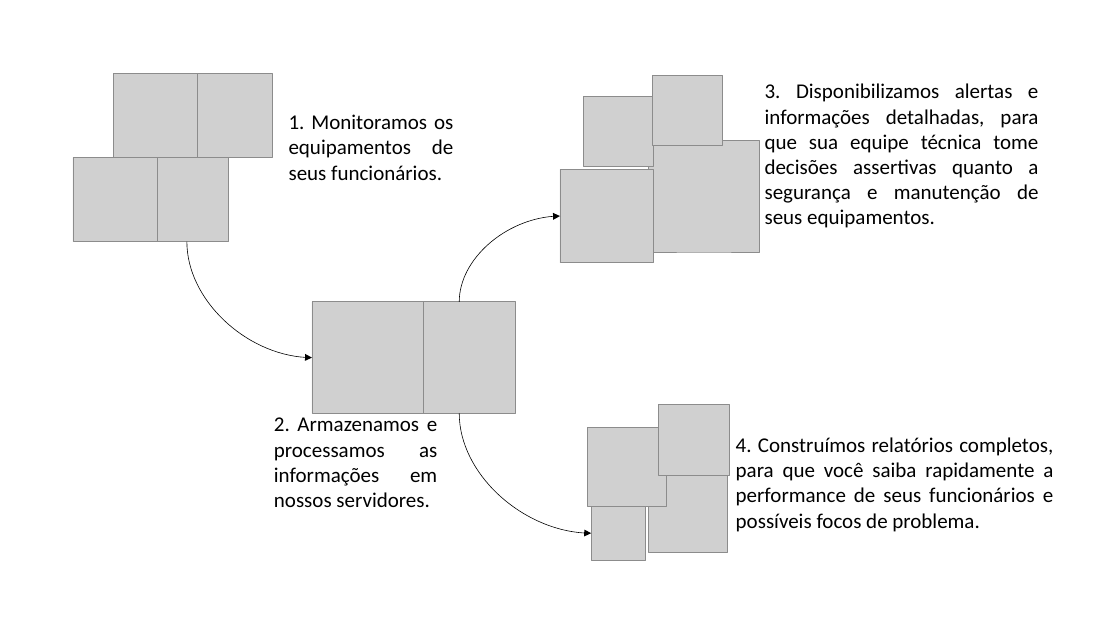
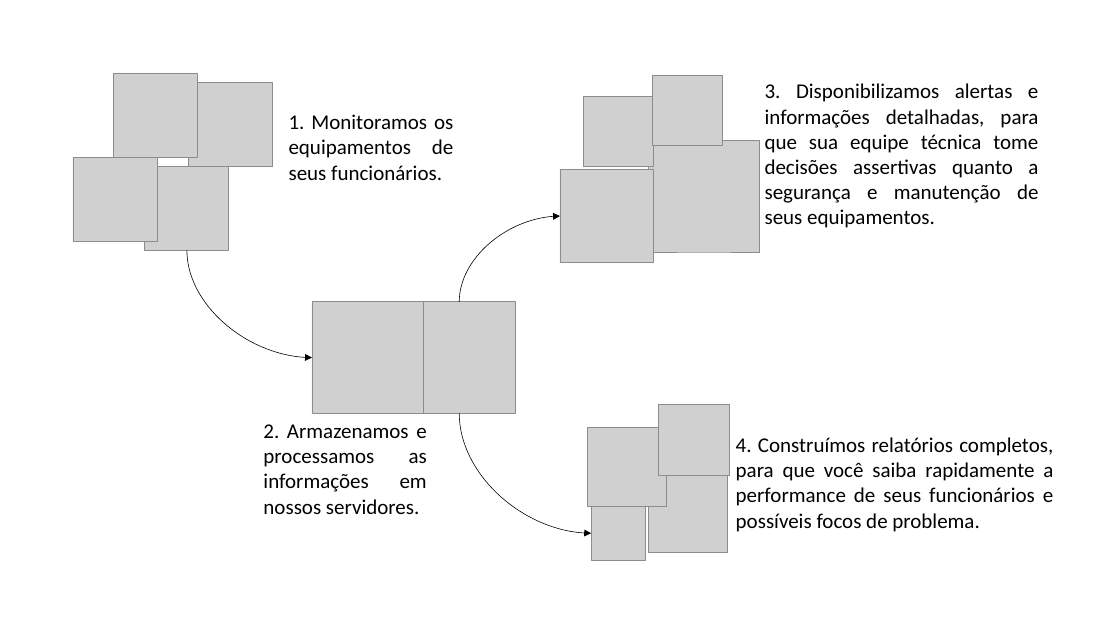
Before and after one commit to inc-view/inc-view.github.io, a slide deck: slide 1 of documentos/Diagrama_Negocio_VISS.pptx. Drawn at 1120x630 pixels with LibreOffice and Linux fonts; fonts in the diff are those of the drawing; grey boxes stand for pictures. Boxes give left, top, right and bottom in pixels: in the first picture for what was removed or moved away, otherwise in the second. Text is boxed around its words. In the diff, an @@ line names an element or a change of style, - is before the commit and + after.

```diff
--- a/documentos/Diagrama_Negocio_VISS.pptx
+++ b/documentos/Diagrama_Negocio_VISS.pptx
@@ picture: place and size @@
-picture at [188,74,272,158]
+picture at [188,82,272,166]
@@ picture: place and size @@
-picture at [145,158,229,242]
+picture at [145,166,229,250]
@@ curved arrow moved from (187, 242) - (312, 358) to (187, 250) - (312, 358) @@
@@ text "2. Armazenamos e processamos as ...": place and size @@
-text "2. Armazenamos e processamos as ..." at [274,417,437,507]
+text "2. Armazenamos e processamos as ..." at [263,424,427,514]
```
Also in this commit, not shown: 8 other files.
